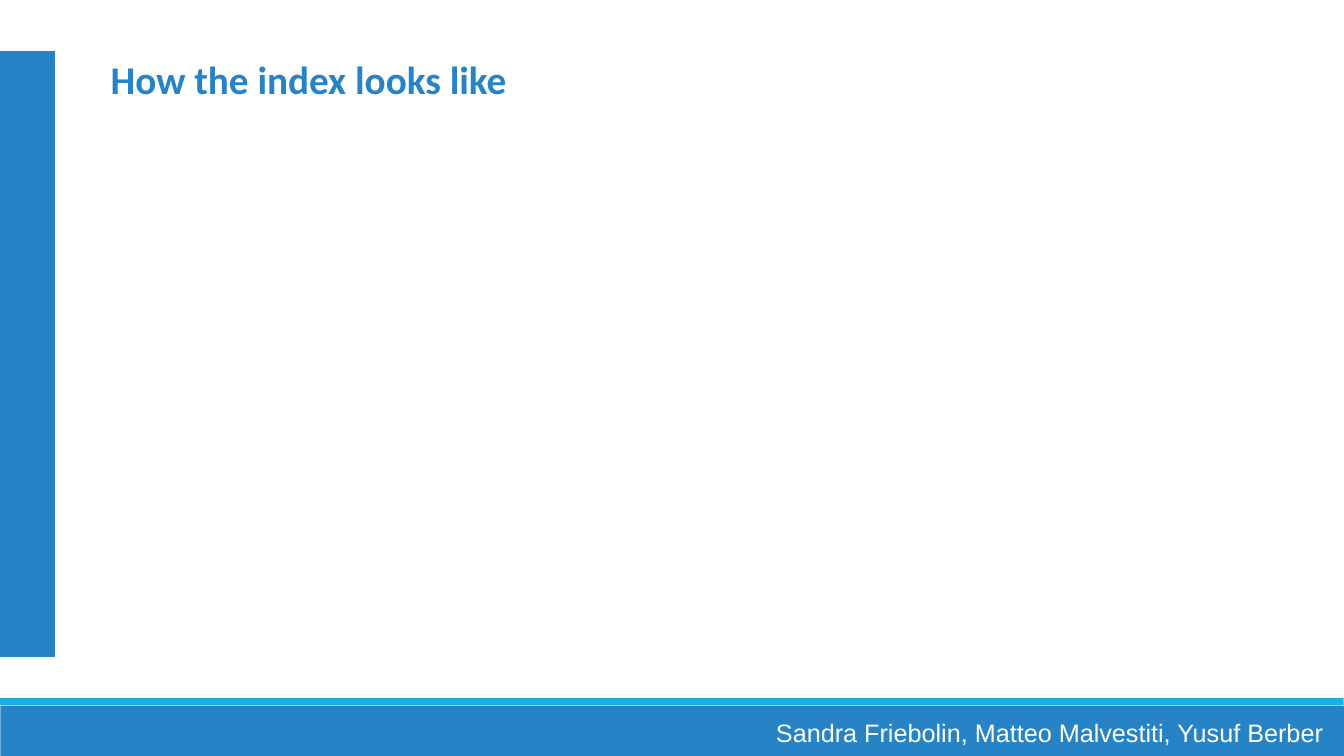
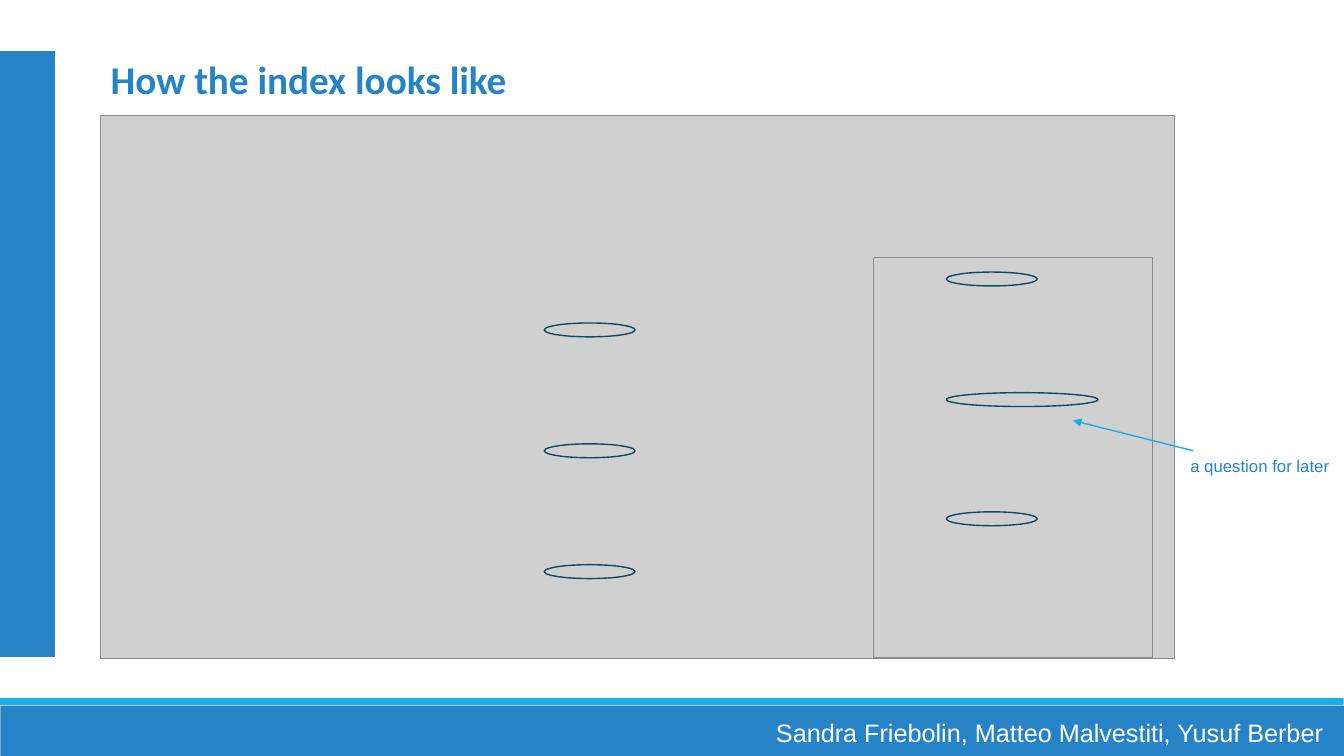
Before and after one commit to Matteo-Malve/RAGMedAssist-INLPT-WS2023, a slide deck: slide 7 of project/docs/Milestone-meeting_slides.pptx (slide 8 before the commit). Drawn at 1344x756 pixels with LibreOffice and Linux fonts; fonts in the diff are those of the drawing; grey boxes stand for pictures. Boxes give left, top, right and bottom in pixels: in the first picture for what was removed or moved away, otherwise in the second. Text is boxed around its words. In the diff, an @@ line names an element or a change of style, - is before the commit and + after.

```diff
--- a/project/docs/Milestone-meeting_slides.pptx
+++ b/project/docs/Milestone-meeting_slides.pptx
@@ picture added at (101, 116, 1176, 658) @@
@@ picture added at (873, 257, 1152, 657) @@
@@ ellipse added at (947, 272, 1037, 286), outline #0C4C64 1 pt @@
@@ ellipse added at (544, 323, 635, 337), outline #0C4C64 1 pt @@
@@ ellipse added at (947, 393, 1098, 407), outline #0C4C64 1 pt @@
@@ ellipse added at (544, 444, 635, 458), outline #0C4C64 1 pt @@
@@ arrow added from (1194, 451) to (1074, 420), #1CADE4 1 pt @@
@@ text added at (1190, 460, 1329, 476), 12 pt, text #2683C6 @@
+a question for later
@@ ellipse added at (947, 512, 1037, 526), outline #0C4C64 1 pt @@
@@ ellipse added at (544, 565, 635, 579), outline #0C4C64 1 pt @@
```
Also in this commit, not shown: 2 other slides changed, 3 slides added, 1 slide removed.
